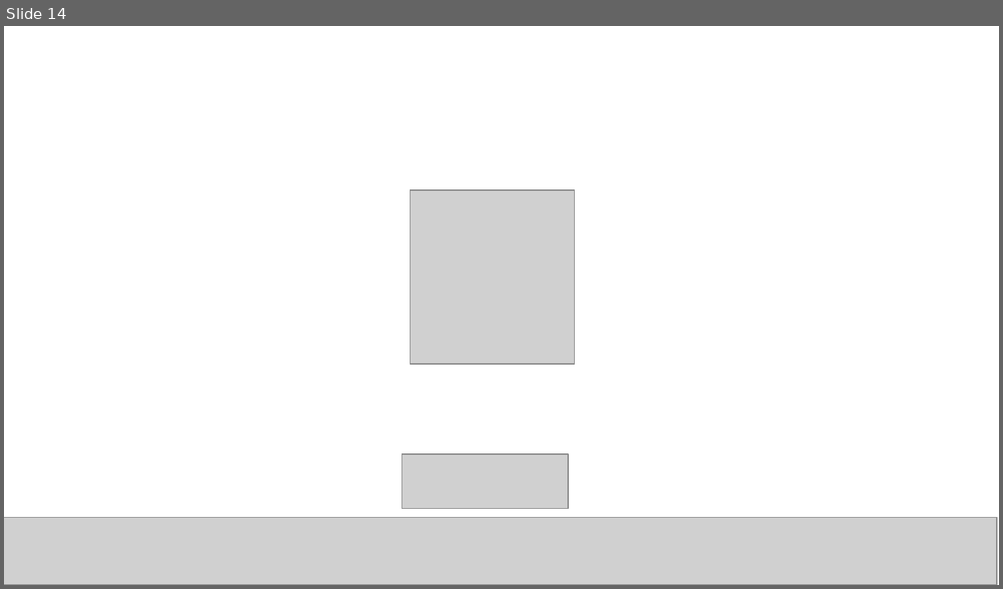
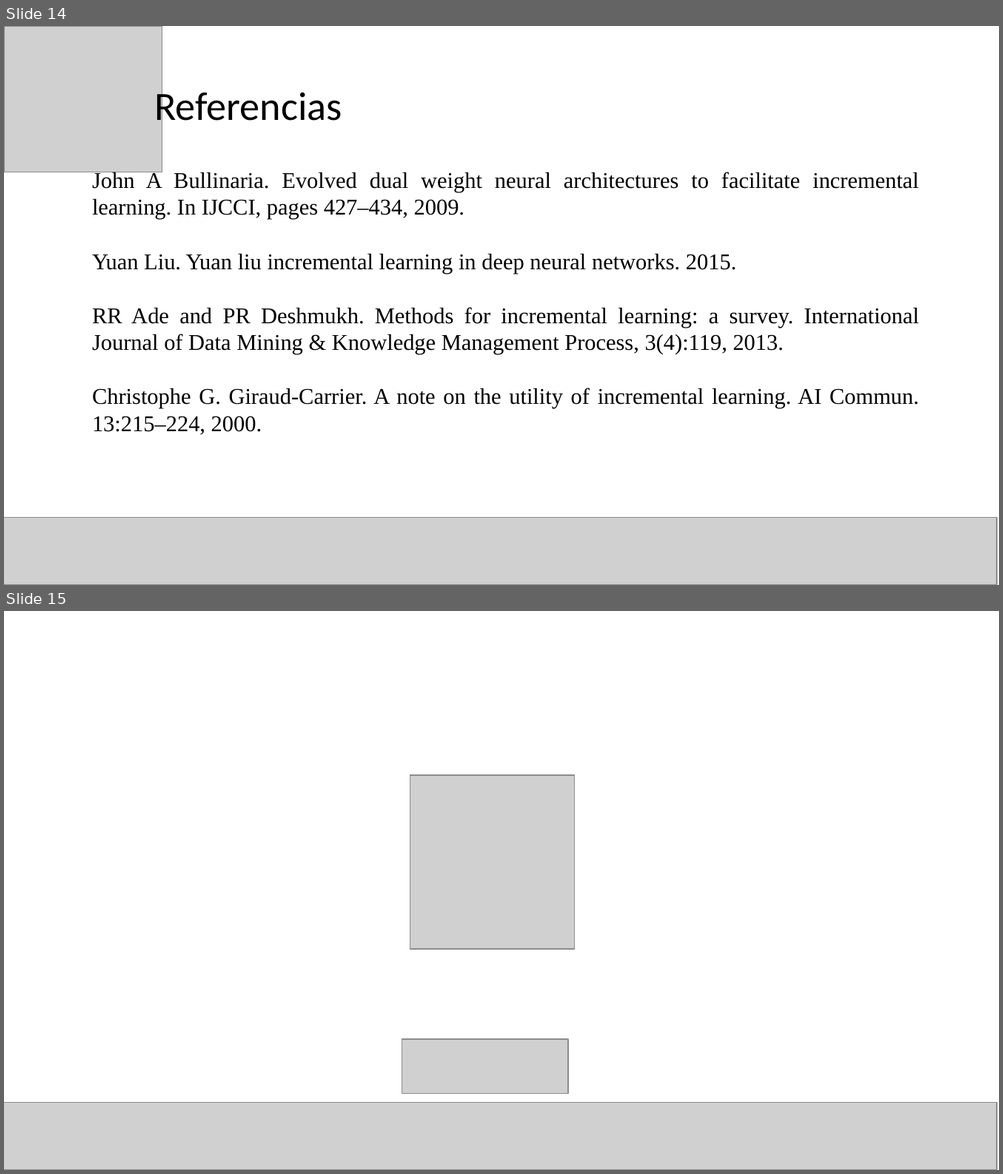
Before and after one commit to Computer-Cluster/Incremental-Learning, a slide deck: Aprendizaje incremental para la tarea de reconocimiento.odp. Shown one above the other, each under a label of ours: slide 14 before the commit, slides 14 and 15 after it. The pictures are 1003x589 and 1003x1174 pixels, drawn with LibreOffice and Linux fonts; fonts in the diff are those of the drawing; grey boxes stand for pictures. Boxes give left, top, right and bottom in pixels: in the first picture for what was removed or moved away, otherwise in the second. Text is boxed around its words. In the diff, an @@ line names an element or a change of style, - is before the commit and + after.

```diff
--- a/Aprendizaje incremental para la tarea de reconocimiento.odp
+++ b/Aprendizaje incremental para la tarea de reconocimiento.odp
@@ slide 14 added at [4,26,999,585], background #FFFFFF @@
@@ picture added at [4,26,162,173] @@
@@ text added at [154,87,341,130], 32 pt, text #000000 @@
+Referencias
@@ text added at [92,170,919,435], 18 pt, text #000000 @@
+John A Bullinaria. Evolved dual weight neural architectures to facilitate incremental learning. In IJCCI, pages 427–434, 2009.
+Yuan Liu. Yuan liu incremental learning in deep neural networks. 2015.
+RR Ade and PR Deshmukh. Methods for incremental learning: a survey. International Journal of Data Mining & Knowledge Management Process, 3(4):119, 2013.
+Christophe G. Giraud-Carrier. A note on the utility of incremental learning. AI Commun. 13:215–224, 2000.
@@ picture added at [4,518,997,585] @@
@@ what was slide 14 is now slide 15 @@
```
Also in this commit, not shown: 4 slides changed, 3 other slides added, 3 slides removed, 3 other files.
